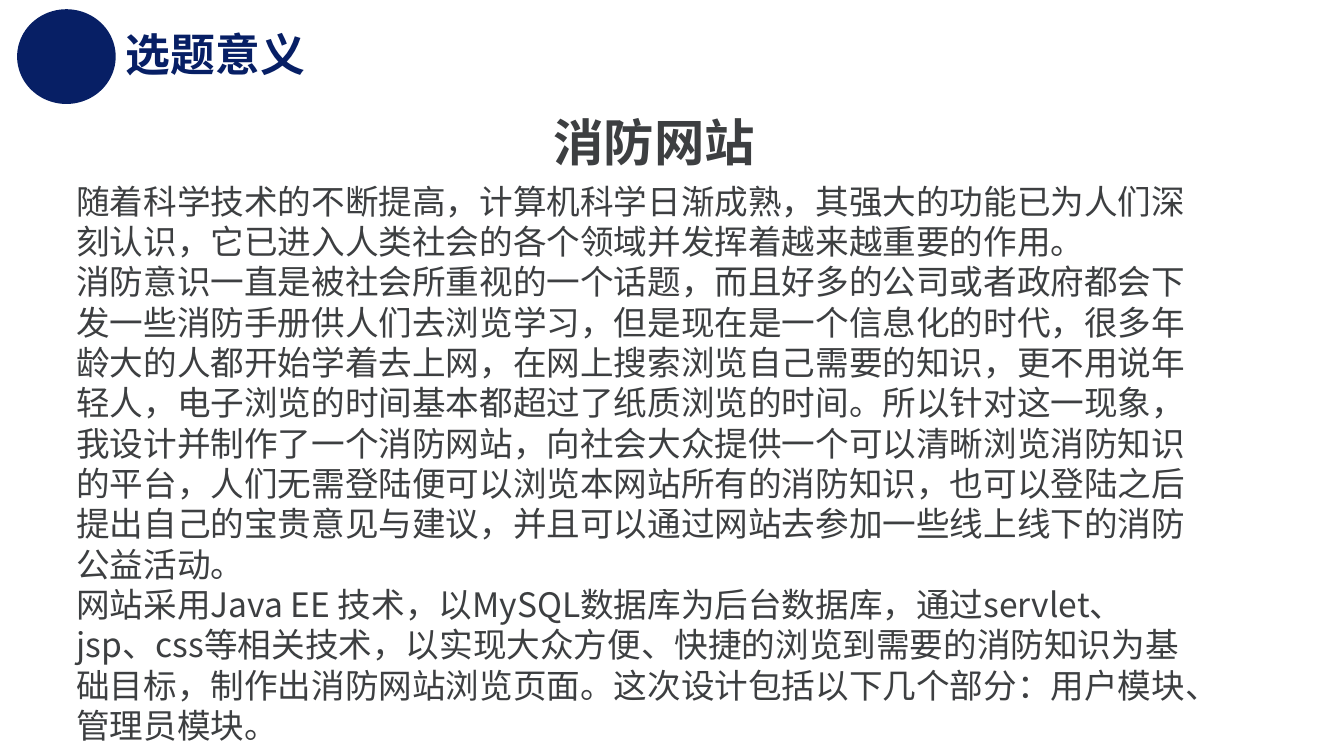
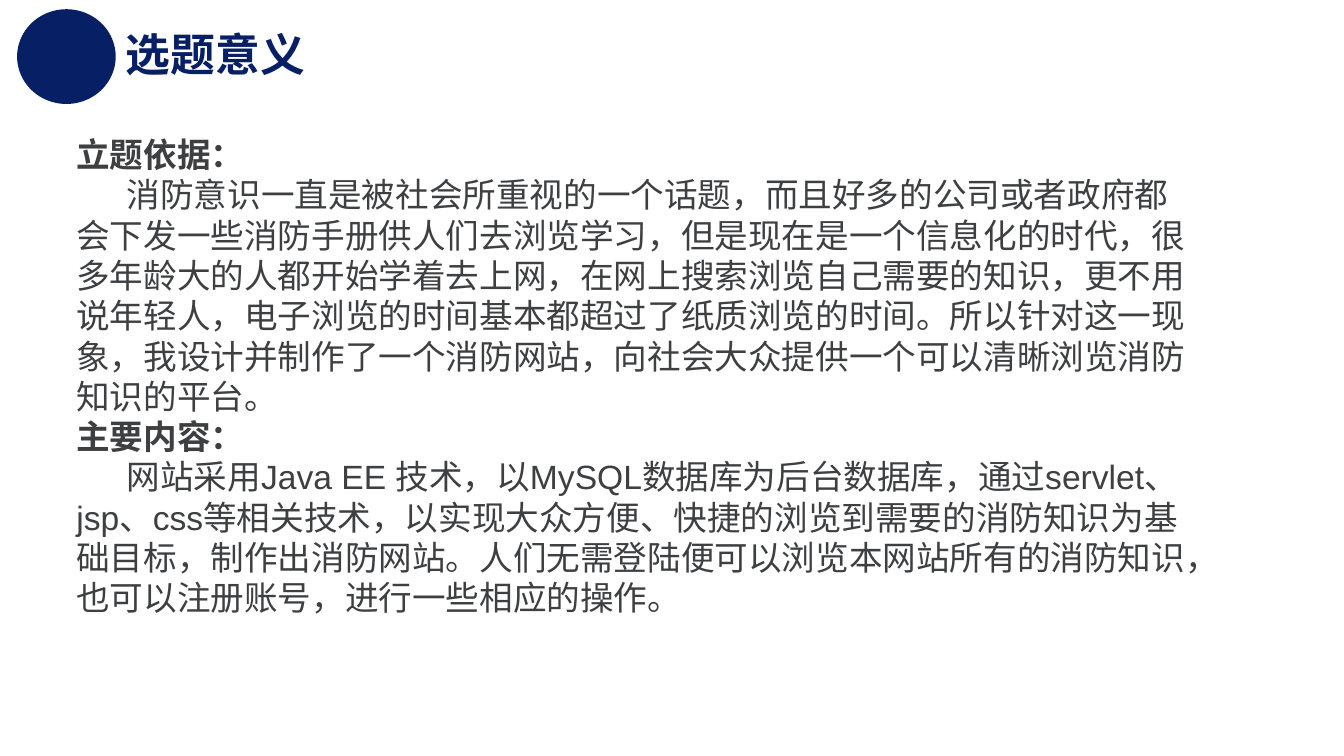
Before and after one commit to Henry0227/Imnujava, a slide deck: slide 4 of 20151104820_zhaolei_xiaofangwangzhan/毕设资料/20151104820-赵磊-开题报告PPT.pptx. Drawn at 1344x756 pixels with LibreOffice and Linux fonts; fonts in the diff are those of the drawing; background and template pictures are left out. Boxes give left, top, right and bottom in pixels: in the first picture for what was removed or moved away, otherwise in the second. Text is boxed around its words. In the diff, an @@ line names an element or a change of style, - is before the commit and + after.

```diff
--- a/20151104820_zhaolei_xiaofangwangzhan/毕设资料/20151104820-赵磊-开题报告PPT.pptx
+++ b/20151104820_zhaolei_xiaofangwangzhan/毕设资料/20151104820-赵磊-开题报告PPT.pptx
@@ text removed at bbox=[553, 118, 755, 166] @@
-消防网站
@@ text at bbox=[76, 138, 1218, 614]: text changed; font Noto Sans CJK SC to Arial @@
-随着科学技术的不断提高，计算机科学日渐成熟，其强大的功能已为人们深刻认识，它已进入人类社会的各个领域并发挥着越来越重要的作用。
-消防意识一直是被社会所重视的一个话题，而且好多的公司或者政府都会下发一些消防手册供人们去浏览学习，但是现在是一个信息化的时代，很多年龄大的人都开始学着去上网，在网上搜索浏览自己需要的知识，更不用说年轻人，电子浏览的时间基本都超过了纸质浏览的时间。所以针对这一现象，我设计并制作了一个消防网站，向社会大众提供一个可以清晰浏览消防知识的平台，人们无需登陆便可以浏览本网站所有的消防知识，也可以登陆之后提出自己的宝贵意见与建议，并且可以通过网站去参加一些线上线下的消防公益活动。
-网站采用Java EE 技术，以MySQL数据库为后台数据库，通过servlet、jsp、css等相关技术，以实现大众方便、快捷的浏览到需要的消防知识为基础目标，制作出消防网站浏览页面。这次设计包括以下几个部分：用户模块、管理员模块。
+立题依据：
+消防意识一直是被社会所重视的一个话题，而且好多的公司或者政府都会下发一些消防手册供人们去浏览学习，但是现在是一个信息化的时代，很多年龄大的人都开始学着去上网，在网上搜索浏览自己需要的知识，更不用说年轻人，电子浏览的时间基本都超过了纸质浏览的时间。所以针对这一现象，我设计并制作了一个消防网站，向社会大众提供一个可以清晰浏览消防知识的平台。
+主要内容：
+网站采用Java EE 技术，以MySQL数据库为后台数据库，通过servlet、jsp、css等相关技术，以实现大众方便、快捷的浏览到需要的消防知识为基础目标，制作出消防网站。人们无需登陆便可以浏览本网站所有的消防知识，也可以注册账号，进行一些相应的操作。
```
Also in this commit, not shown: 1 slide added, 1 other file.
